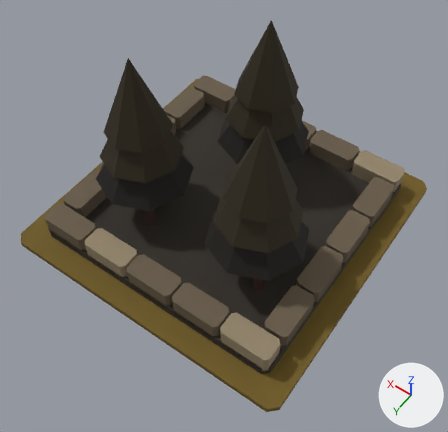
The glTF model art/whisper-grove_t1/whisper-grove_t1.glb: old version first, new version second.
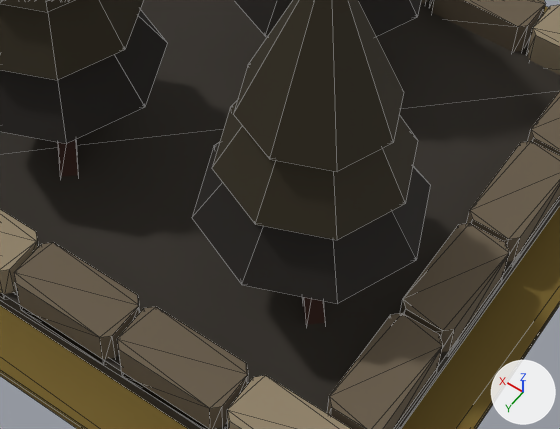
Each version is shown whole from a camera (50 mm lens) standing at (-1.74, 2.52, 3.9) and looking at (-0.19, 0.34, 0.47), then close up on the part from 27% to 82% of the width and 34% to 78% of the height. The lights are fixed; the arrows at lower right show +X, +Y and +Z. The older version's two pictures come first. The close-ups show mesh edges as thin lines.

In view in the first close-up: 'MMR | whisper-grove | T01 Architecture.001', 'MMR | whisper-grove | Tier 01 Ground.001'.
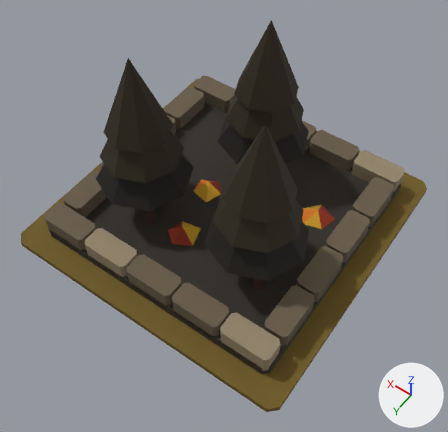
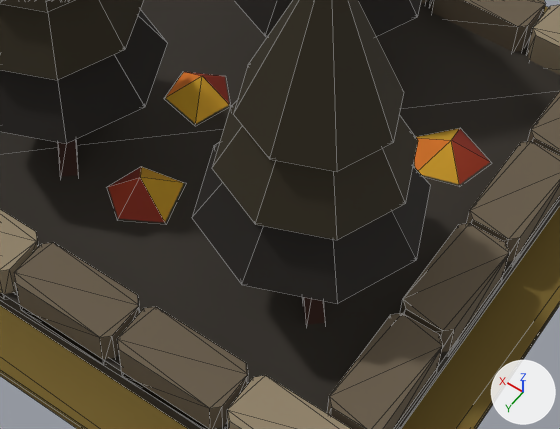
Location of each change, (x1, y1, x2, y2) in pixels of the close-ups (560 x 429 px):
'MMR | whisper-grove | T01 Autumn Dressing.001', added
    after: (108, 72, 490, 222)

The change, as a diff of the scene's bpy script:
```diff
--- a/art/whisper-grove_t1/whisper-grove_t1.glb.py
+++ b/art/whisper-grove_t1/whisper-grove_t1.glb.py
@@ me_mmr___whisper_grove___t01_autumn_dressing_001 @@
+me_mmr___whisper_grove___t01_autumn_dressing_001.from_pydata(...)  # 24 vertices, 20 faces; spans x -0.751..0.335, y -0.413..0.571, z 0.085..0.185
+me_mmr___whisper_grove___t01_autumn_dressing_001.materials.append(mat_mmr___shared_palette_atlas)  # picture img_mmr_shared_color_palette_64
@@ ob_mmr___whisper_grove___t01_autumn_dressing_001 @@
+ob_mmr___whisper_grove___t01_autumn_dressing_001 = bpy.data.objects.new('MMR | whisper-grove | T01 Autumn Dressing.001', me_mmr___whisper_grove___t01_autumn_dressing_001)
+ob_mmr___whisper_grove___t01_autumn_dressing_001.location = (0.0, 0.0, 0.05)
```
